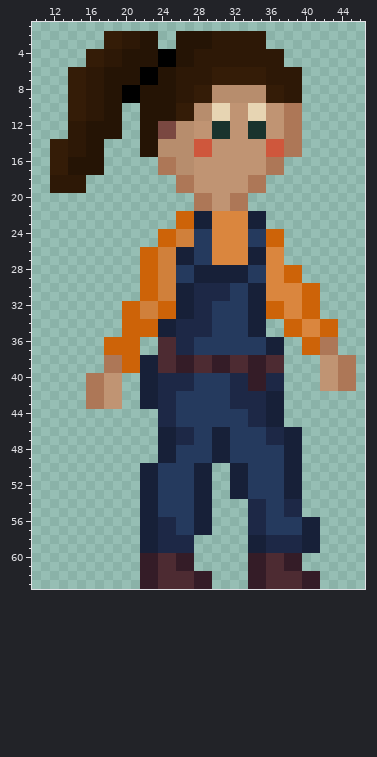
One commit to this pixel-art file: Assets/Art/Characters/player.aseprite. Above: the version before the commit.
64x64 pixels, 1 frame. Shown: x 10..46, y 1..63.
After the commit:
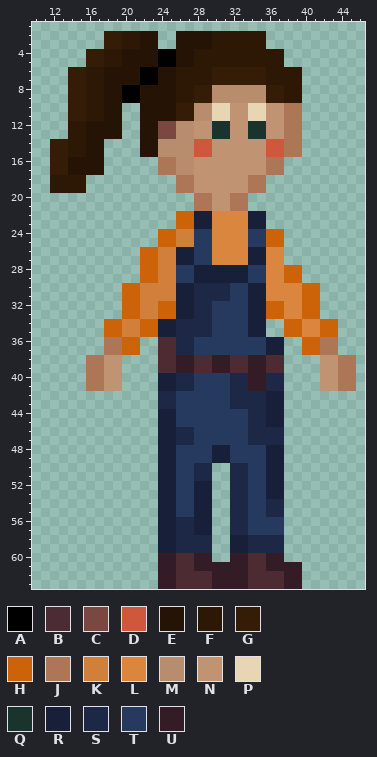
Palette (. is transparent): A #000000  B #4d2b32  C #7a4841  D #cf573c  E #251405  F #2d1806  G #341c07  H #cd6308  J #ad7757  K #d0803b  L #da863e  M #b78d6d  N #c09473  P #e7d5b3  Q #19332d  R #172038  S #1d2846  T #253a5e  U #341c27
Changes in this commit:
The author changed colour U to colour B in rows 60 to 61 at x 26 to 27 and 34 to 35; in rows 62 to 63 at x 28 to 29 and 34 to 35.
Colour H now appears in rows 30 to 31 at x 20 to 21; in rows 34 to 35 at x 18 to 19.
Colour J now appears in rows 38 to 39 at x 16 to 17.
The author changed colour H to colour J in rows 36 to 37 at x 18 to 19.
The author changed colour H to colour K in rows 30 to 31 at x 22 to 23; in rows 34 to 35 at x 20 to 21.
The author changed colour J to colour N in rows 38 to 39 at x 18 to 19.
Colour R now appears in rows 58 to 59 at x 32 to 33.
The author changed colour S to colour R in rows 40 to 41 at x 24 to 25; in rows 44 to 45 at x 24 to 25; in rows 56 to 59 at x 24 to 25.
The author changed colour T to colour R in rows 48 to 49 at x 36 to 37; in rows 50 to 53 at x 24 to 25 and 36 to 37; in rows 54 to 55 at x 24 to 25.
Colour S now appears in rows 54 to 57 at x 32 to 33; in rows 58 to 59 at x 28 to 29.
The author changed colour R to colour S in rows 50 to 51 at x 28 to 29 and 32 to 33; in rows 52 to 53 at x 32 to 33; in rows 58 to 59 at x 34 to 35.
The author changed colour T to colour S in rows 46 to 47 at x 34 to 35; in rows 54 to 55 at x 36 to 37; in rows 56 to 57 at x 26 to 27.
The author changed colour R to colour T in rows 46 to 47 at x 30 to 31.
The author changed colour S to colour T in rows 54 to 57 at x 34 to 35.
Colour U now appears in row 60 at x 28 to 29 and 32 to 33; in row 61 at x 28 to 33; in rows 62 to 63 at x 30 to 33.
The author changed colour B to colour U in rows 60 to 61 at x 24 to 25 and 36 to 37; in rows 62 to 63 at x 24 to 25 and 38 to 39.
The edit erases colour H in rows 38 to 39 at x 20 to 21.
The edit erases colour J in rows 42 to 43 at x 16 to 17.
The edit erases colour N in rows 42 to 43 at x 18 to 19.
The edit erases colour R in rows 38 to 43 at x 22 to 23; in rows 46 to 49 at x 38 to 39; in rows 50 to 53 at x 22 to 23 and 38 to 39; in rows 54 to 55 at x 22 to 23; in rows 56 to 59 at x 22 to 23 and 40 to 41.
The edit erases colour S in rows 54 to 55 at x 38 to 39; in rows 58 to 59 at x 38 to 39.
The edit erases colour T in rows 56 to 57 at x 38 to 39.
The edit erases colour U in row 60 at x 22 to 23 and 38 to 39; in row 61 at x 22 to 23; in rows 62 to 63 at x 22 to 23 and 40 to 41.
Where, in picture pixels (left, top, right, bottom), the same in both pictures:
changed: (86, 283, 320, 589)
